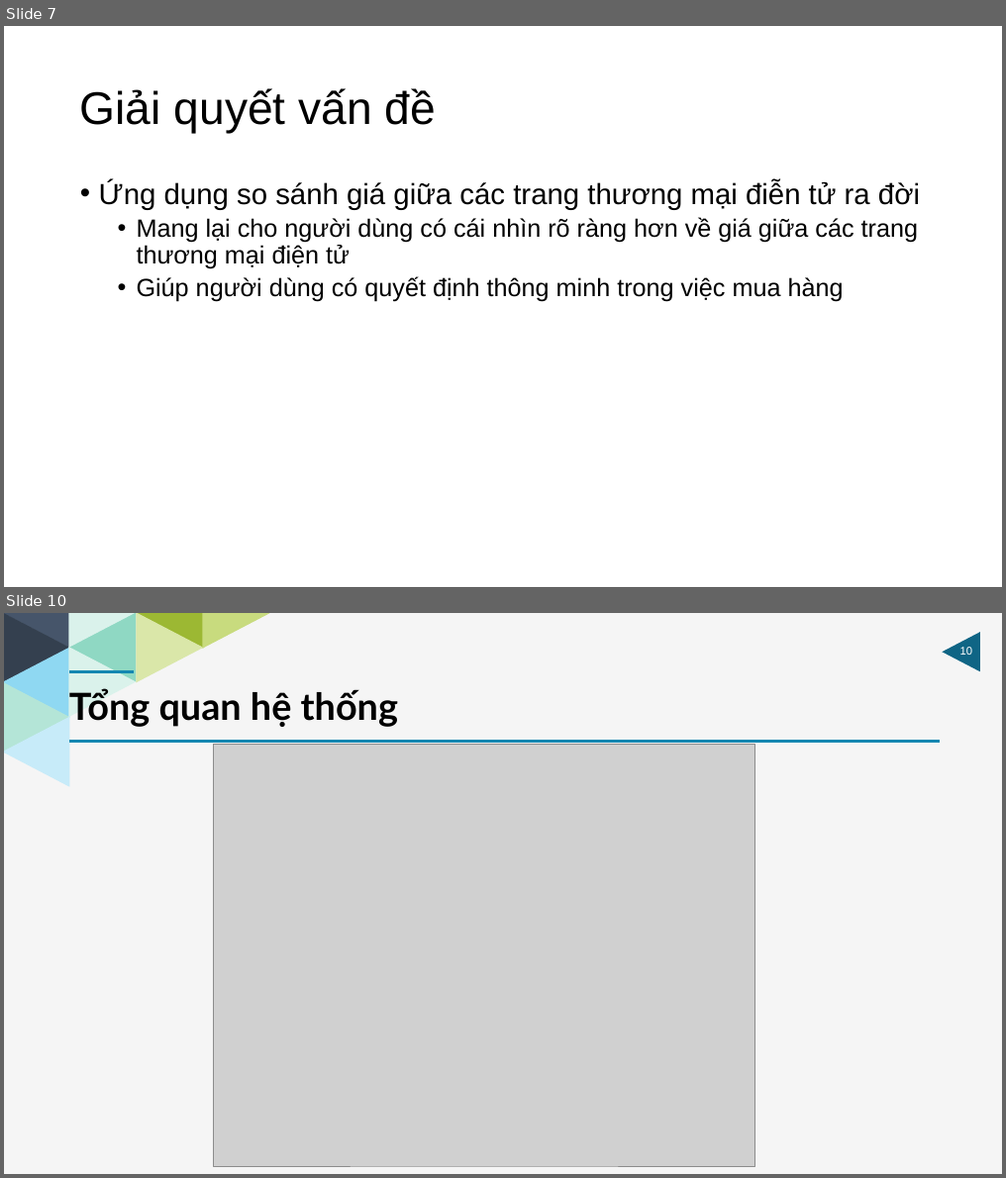
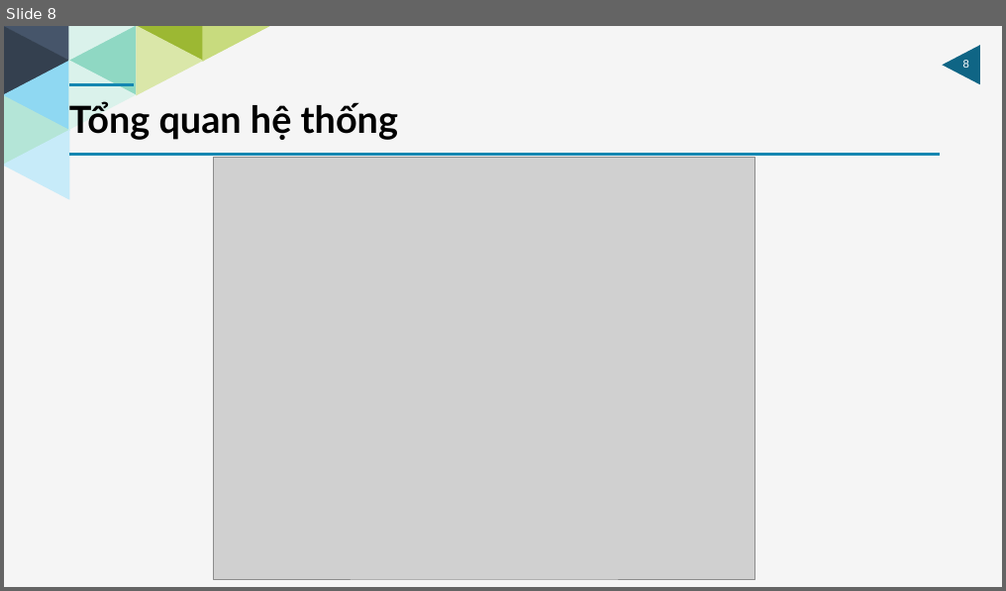
Before and after one commit to HaiUIT-zz/Price-Compare-System, a slide deck: presentation/final-file-present/Report-Project-14012018.pptx. Shown one above the other, each under a label of ours: slides 7 and 10 before the commit, slide 8 after it; the slides between them are not shown. The pictures are 1006x1178 and 1006x591 pixels, drawn with LibreOffice and Linux fonts; fonts in the diff are those of the drawing; grey boxes stand for pictures. Boxes give left, top, right and bottom in pixels: in the first picture for what was removed or moved away, otherwise in the second. Text is boxed around its words. In the diff, an @@ line names an element or a change of style, - is before the commit and + after.

```diff
--- a/presentation/final-file-present/Report-Project-14012018.pptx
+++ b/presentation/final-file-present/Report-Project-14012018.pptx
@@ slide 7 removed at (4,26,1002,587), background #FFFFFF @@
@@ title removed at (80,88,436,134) @@
-Giải quyết vấn đề
@@ text removed at (99,181,920,301) @@
-• Ứng dụng so sánh giá giữa các trang thương mại điễn tử ra đời
-  • Mang lại cho người dùng có cái nhìn rõ ràng hơn về giá giữa các trang thương mại điện tử
-  • Giúp người dùng có quyết định thông minh trong việc mua hàng
@@ what was slide 10 is now slide 8 @@
@@ page number at (963,60,969,68): text changed @@
-10
+8
```
Also in this commit, not shown: 11 slides changed, 1 slide added, 1 other slide removed.
